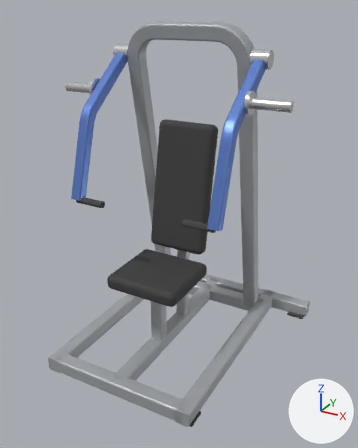
The glTF model catalogs/ludus/models/LD-A032/model.glb as it was, and as the next commit left it.
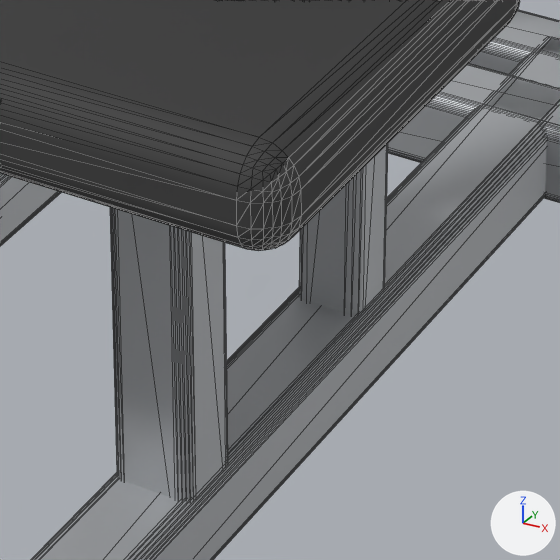
The first picture shows the older version from a 50 mm lens placed at (1.25, -2.2, 1.83), pointed at (0.06, -0.03, 0.75). The close-ups show the older and then the newer version on the part from 38% to 59% of the width and 61% to 78% of the height of that picture. Only the edits that show in the close-ups are written down. The lights are fixed; the arrows at lower right show +X, +Y and +Z. The close-ups show mesh edges as thin lines. Where no turn or scale is listed for an object, it has been applied to the vertices.
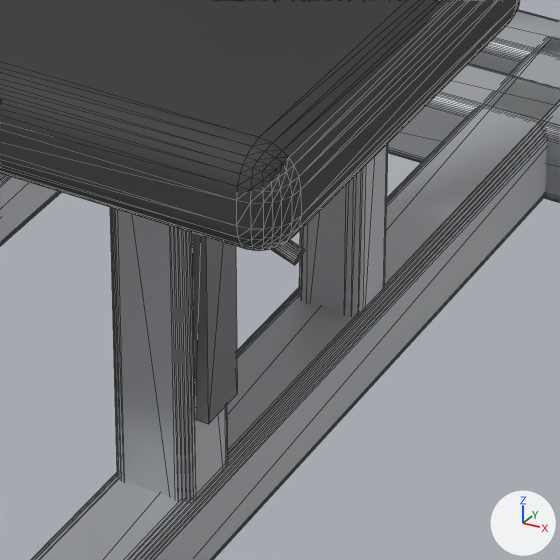
Changed parts and their boxes [x1, y1, x2, y2] in the close-ups (560 x 560 px):
'seat_adjuster', added
    after: [192, 232, 237, 424]

The edits, one by one:
Material 'plate' (mat_plate) is new.
Its base color is (0.169, 0.173, 0.18) (grey #727376).
Its metallic is 0.7.
Its roughness is 0.35.
Mesh me_mesh_3_1 is new.
It is a box spanning x -0.006..0.006, y -0.022..0.022, z -0.13..0.13.
It uses material mat_plate (grey #727376).
Object 'seat_adjuster' (ob_seat_adjuster) is new; it shows me_mesh_3_1.
Its location is (0.041, -0.17, 0.28).
